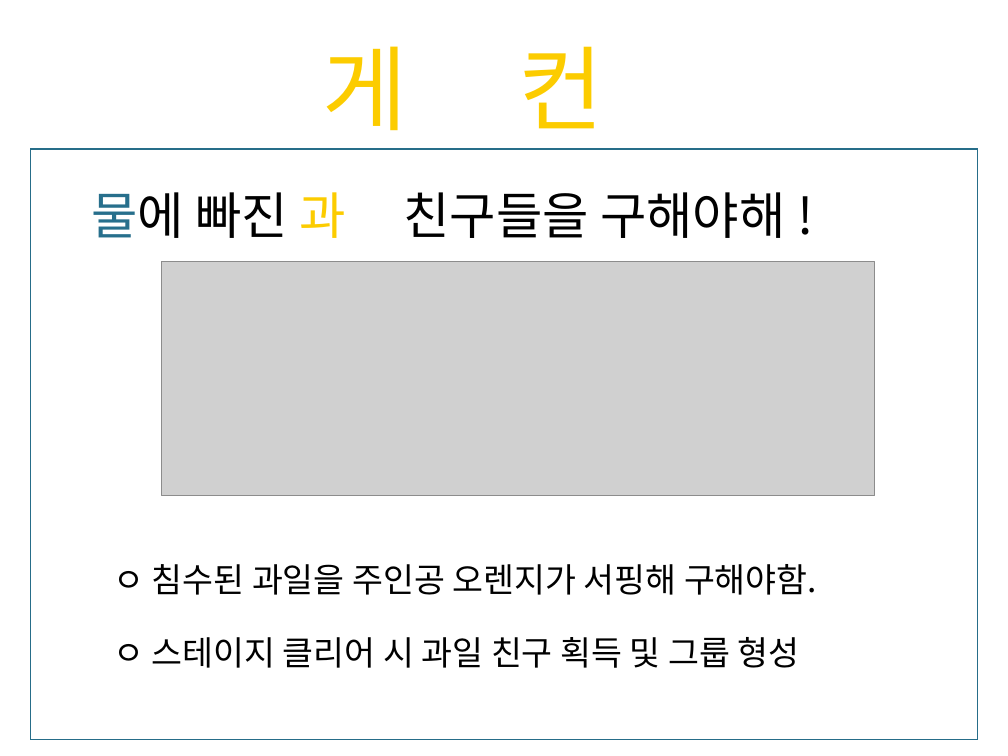
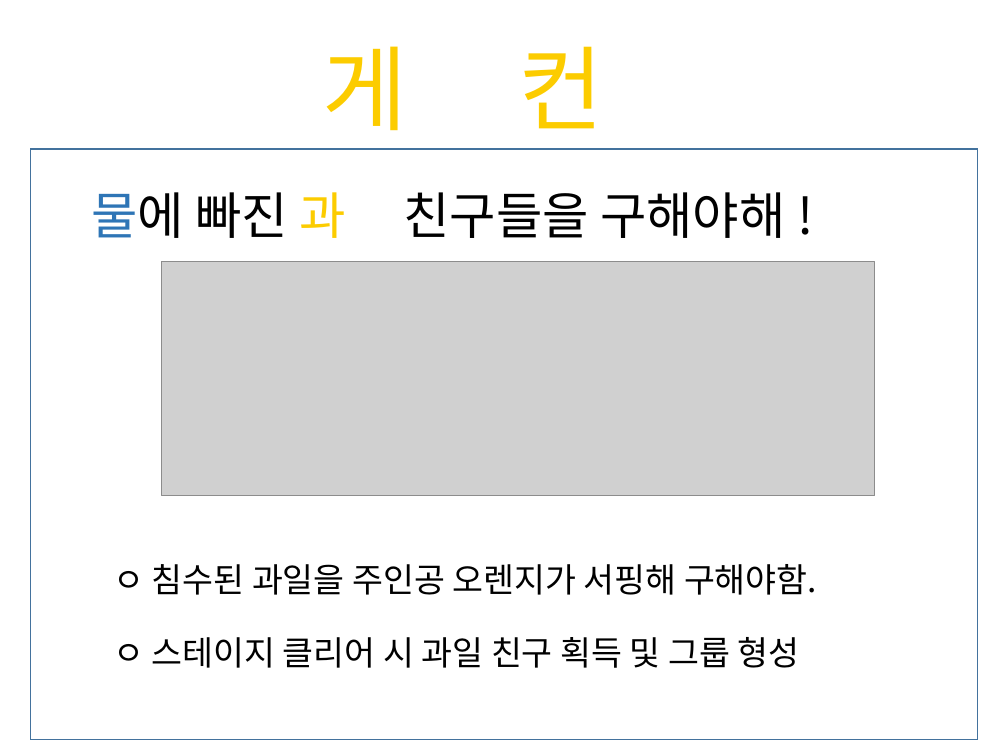
Before and after one commit to leejunguk/2dgample, a slide deck: slide 3 of 2차과제 2013180030 이정욱.pptx. Drawn at 1008x756 pixels with LibreOffice and Linux fonts; fonts in the diff are those of the drawing; grey boxes stand for pictures; background and template pictures are left out. Boxes give left, top, right and bottom in pixels: in the first picture for what was removed or moved away, otherwise in the second. Text is boxed around its words. In the diff, an @@ line names an element or a change of style, - is before the commit and + after.

```diff
--- a/2차과제 2013180030 이정욱.pptx
+++ b/2차과제 2013180030 이정욱.pptx
@@ rectangle at (30, 149, 978, 740): outline #266D8A 1 pt to #43739E 1 pt @@
@@ text "물에 빠진 과일 친구들을 구해야해 ..." at (91, 192, 785, 238): text colour #276F8B to #2E75B6 in "물에" @@
```
Also in this commit, not shown: 5 other slides changed, 1 slide added, 3 slides removed.
